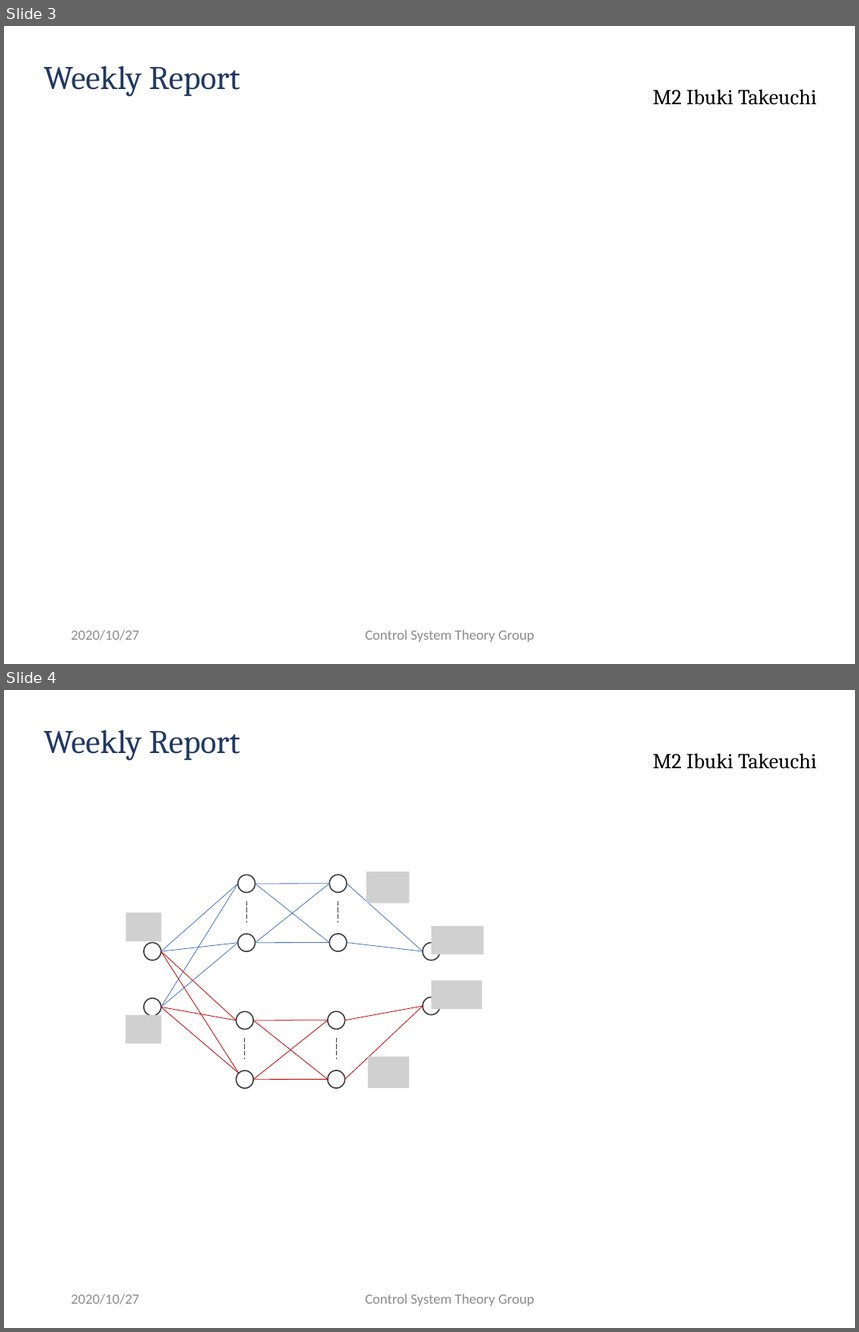
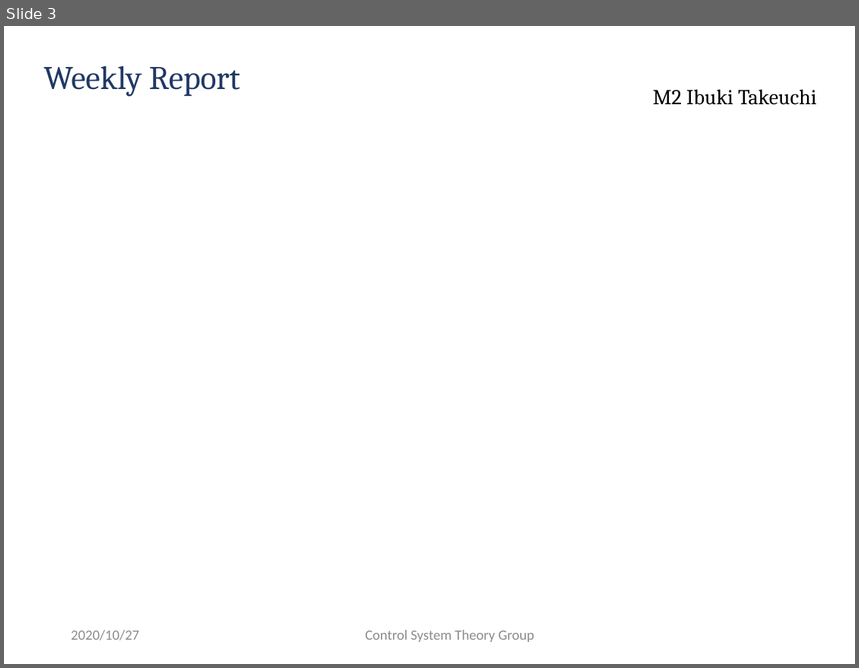
Before and after one commit to ibuki1024/weekly_report, a slide deck: report.pptx. Shown one above the other, each under a label of ours: slides 3 and 4 before the commit, slide 3 after it. The pictures are 859x1332 and 859x668 pixels, drawn with LibreOffice and Linux fonts; fonts in the diff are those of the drawing; grey boxes stand for pictures; background and template pictures are left out. Boxes give left, top, right and bottom in pixels: in the first picture for what was removed or moved away, otherwise in the second. Text is boxed around its words. In the diff, an @@ line names an element or a change of style, - is before the commit and + after.

```diff
--- a/report.pptx
+++ b/report.pptx
@@ slide 4 removed at box(4, 690, 855, 1328), background #FFFFFF; not listed: 1 template element that a slide beside it also shows @@
@@ title removed at box(44, 730, 240, 761) @@
-Weekly Report
@@ group removed at box(126, 872, 484, 1088): 24 lines, 12 ellipses, 6 pictures @@
@@ text removed at box(71, 1294, 139, 1305) @@
-2020/10/27
@@ text removed at box(365, 1294, 534, 1306) @@
-Control System Theory Group
```
Also in this commit, not shown: 1 other file.
